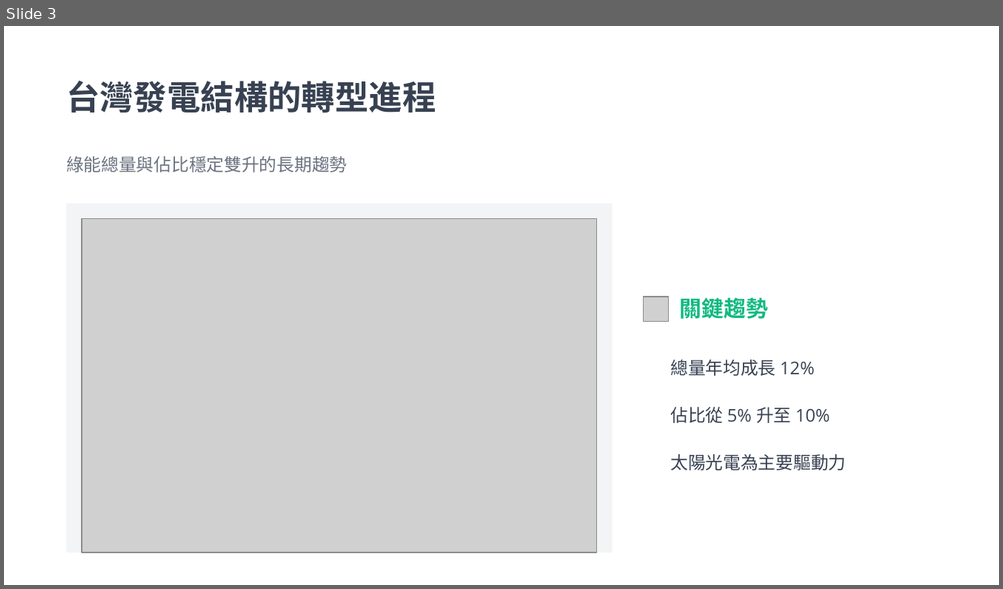
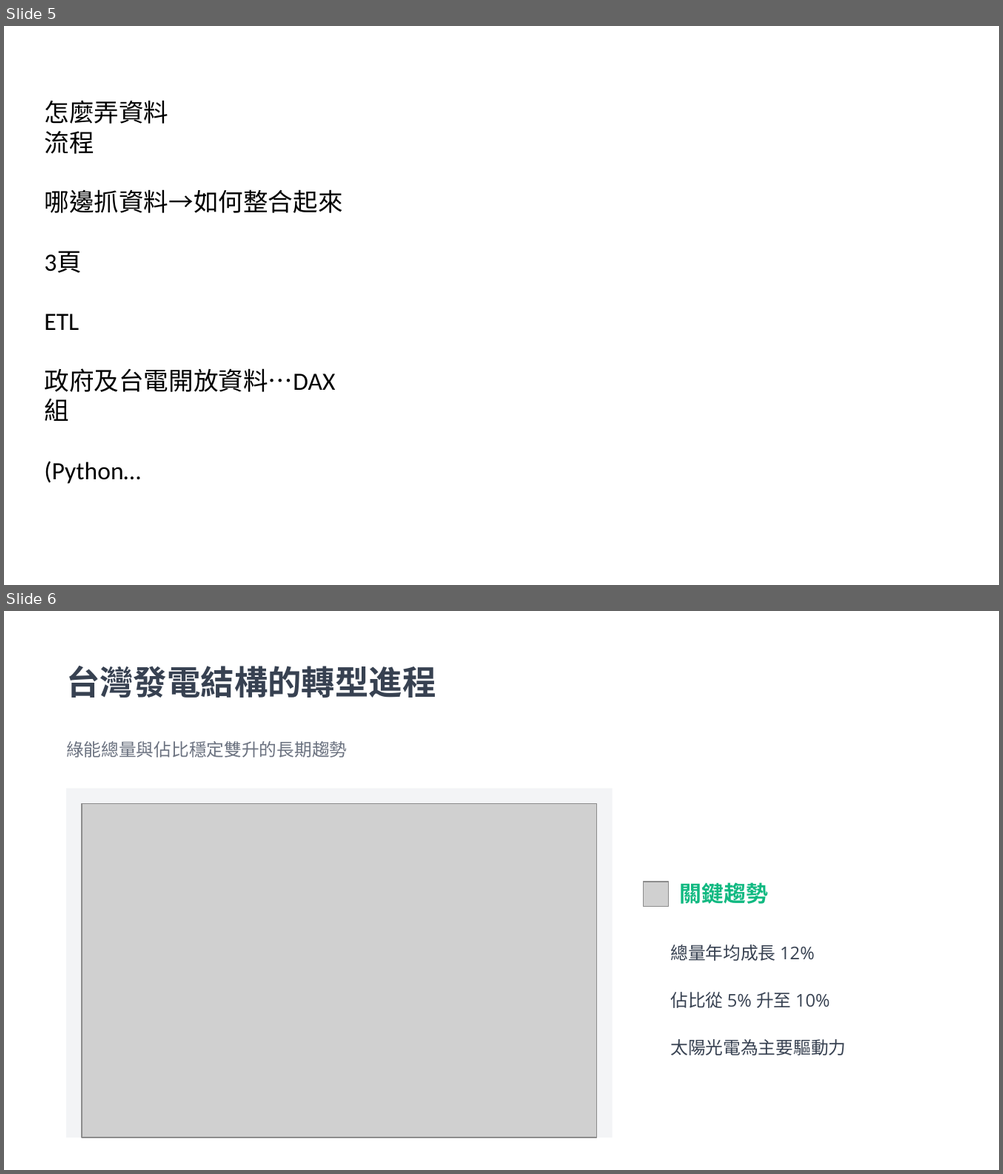
Before and after one commit to siingt/electricity_data, a slide deck: 台灣科學園區未來電力應用與發展_v2.pptx. Shown one above the other, each under a label of ours: slide 3 before the commit, slides 5 and 6 after it. The pictures are 1003x589 and 1003x1174 pixels, drawn with LibreOffice and Linux fonts; fonts in the diff are those of the drawing; grey boxes stand for pictures; background and template pictures are left out. Boxes give left, top, right and bottom in pixels: in the first picture for what was removed or moved away, otherwise in the second. Text is boxed around its words. In the diff, an @@ line names an element or a change of style, - is before the commit and + after.

Commit message:
v2 ppt update

```diff
--- a/台灣科學園區未來電力應用與發展_v2.pptx
+++ b/台灣科學園區未來電力應用與發展_v2.pptx
@@ slide 5 added at (4, 26, 999, 585), background #FFFFFF @@
@@ text added at (44, 100, 342, 392), 18 pt, text #000000 @@
+怎麼弄資料
+流程
+哪邊抓資料→如何整合起來
+3頁
+ETL
+政府及台電開放資料…DAX組
+(Python…
@@ what was slide 3 is now slide 6 @@
```
Also in this commit, not shown: 2 other slides added.
